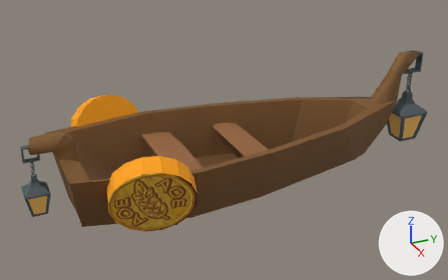
Two versions of the FBX model Assets/3D Models/NewAssets/Boat01.fbx, one commit apart.
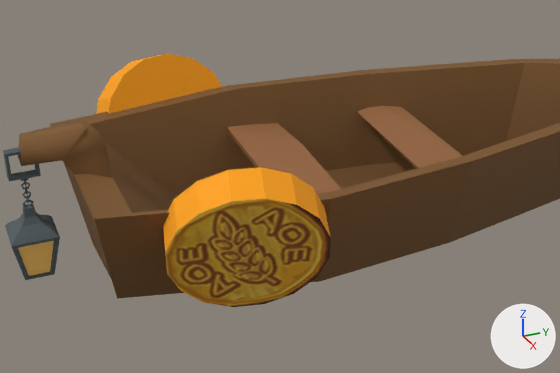
Each version appears first whole from a 50 mm lens placed at (4.34, -2.12, 2.7), pointed at (-0.07, -0.13, 0.5), and next in a close-up on the part from 4% to 72% of the width and 23% to 95% of the height. The lights are fixed; the arrows at lower right show +X, +Y and +Z. Where no turn or scale is listed for an object, it has been applied to the vertices. Vertices at the same position are counted once.

The first close-up shows 'Boat'.
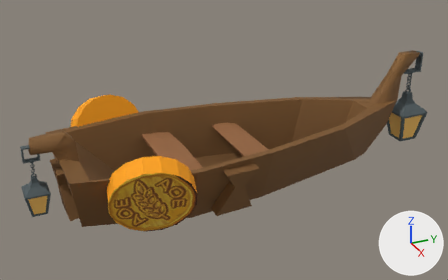
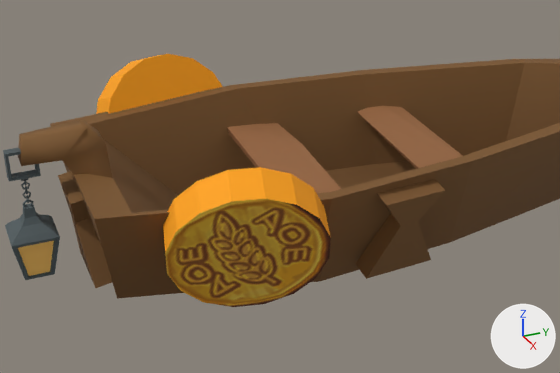
The newer file is also turned or shifted as a whole; pictures and numbers use the older file's frame.

Patch to the scene script:
```diff
--- a/Assets/3D Models/NewAssets/Boat01.fbx.py
+++ b/Assets/3D Models/NewAssets/Boat01.fbx.py
@@ me_cylinder_003 @@
 # used by ob_boat; location = (0.0, 0.0, 0.0)
-me_cylinder_003.from_pydata(...)  # 584 vertices, 730 faces; spans x -0.83..0.81, y -1.82..1.9, z 0.0..1.06
+me_cylinder_003.from_pydata(...)  # 620 vertices, 760 faces; spans x -0.83..0.81, y -1.82..1.9, z 0.0..1.06
+# me_cylinder_003 part 1
+# 12 vertices are added at x -0.16..0.17, y -1.58..-1.43, z 0.17..0.58
+# 10 new faces join them, mat_material_01 (picture img_texture_01_png)
+# me_cylinder_003 part 2
+# 12 vertices are added at x 0.45..0.68, y -0.5..-0.16, z 0.18..0.6
+# 10 new faces join them, mat_material_01 (picture img_texture_01_png)
 me_cylinder_003.materials.append(mat_material_01)
```

Changed parts and their boxes [x1, y1, x2, y2] in the close-ups (560 x 373 px):
part 1 of me_cylinder_003, added (brown)
    after: [58, 171, 112, 288]
part 2 of me_cylinder_003, added (brown)
    after: [356, 179, 445, 279]
